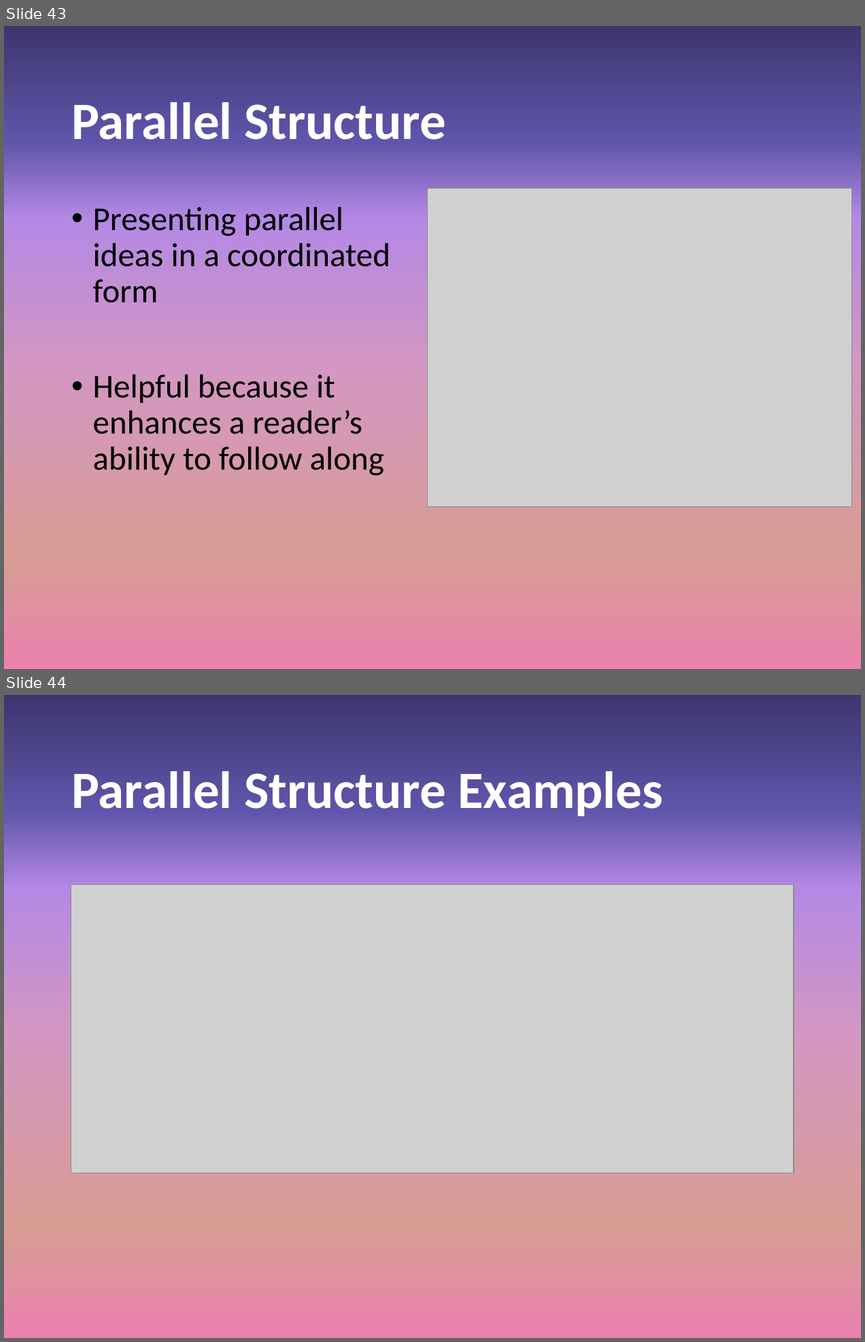
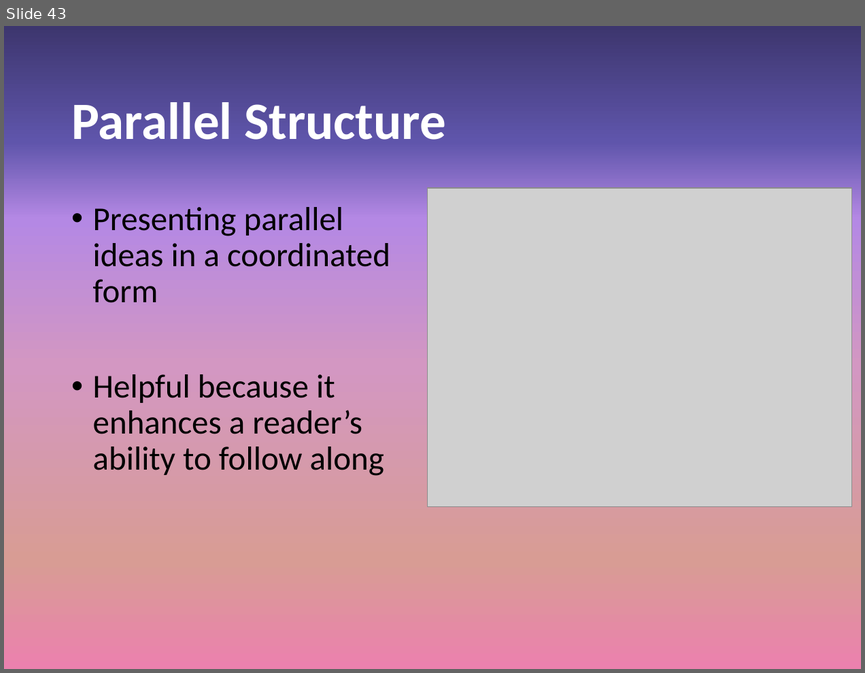
Before and after one commit to npm27/Teaching-Materials, a slide deck: Writing Fall 23/Slides/9 Week 8 -- Grammar.pptx. Shown one above the other, each under a label of ours: slides 43 and 44 before the commit, slide 43 after it. The pictures are 865x1342 and 865x673 pixels, drawn with LibreOffice and Linux fonts; fonts in the diff are those of the drawing; grey boxes stand for pictures. Boxes give left, top, right and bottom in pixels: in the first picture for what was removed or moved away, otherwise in the second. Text is boxed around its words. In the diff, an @@ line names an element or a change of style, - is before the commit and + after.

```diff
--- a/Writing Fall 23/Slides/9 Week 8 -- Grammar.pptx
+++ b/Writing Fall 23/Slides/9 Week 8 -- Grammar.pptx
@@ slide 44 removed at [4, 695, 861, 1338], background gradient #3D366E to #5F55AB to #B488E4 to #D397C2 to #D89C94 to #EB81AE @@
@@ title removed at [71, 771, 663, 816] @@
-Parallel Structure Examples
@@ picture removed at [71, 884, 793, 1172] @@
```
Also in this commit, not shown: 19 slides changed, 1 other slide removed.
